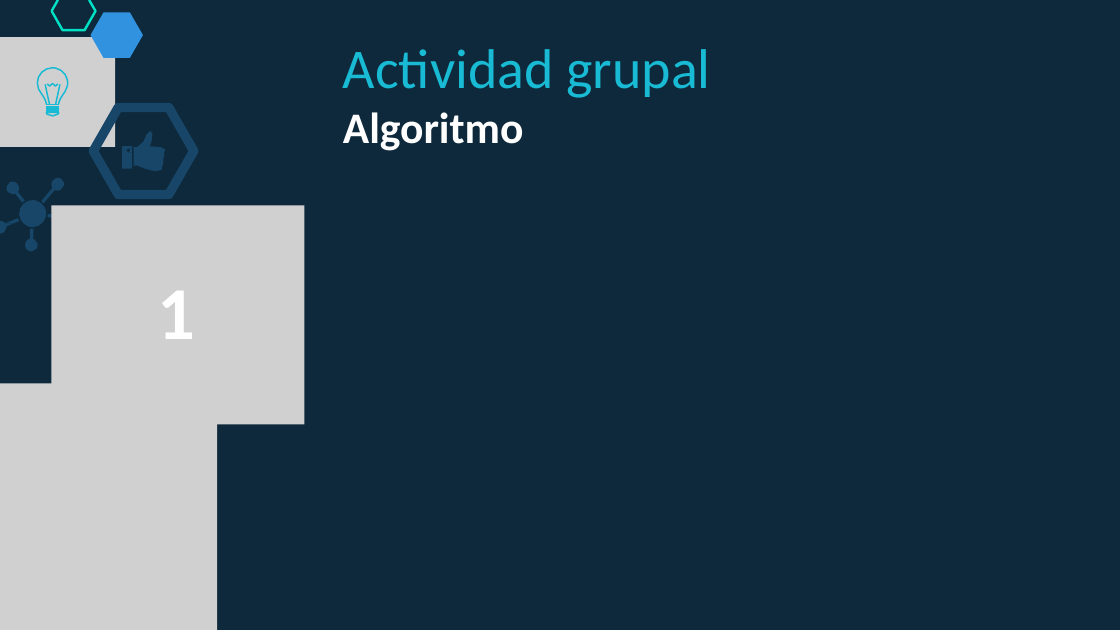
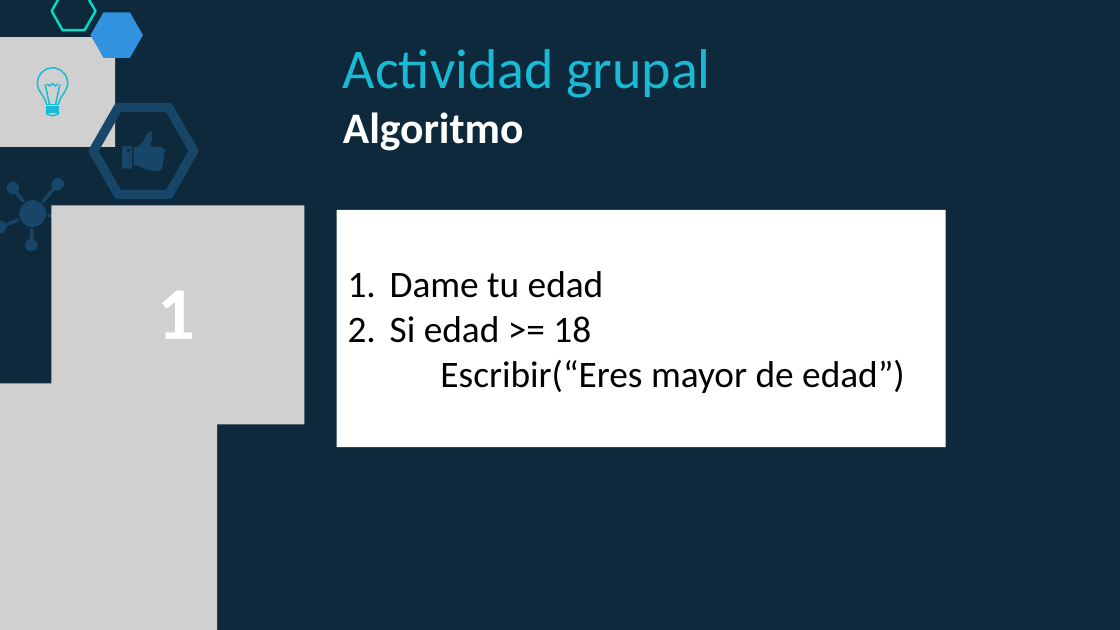
Before and after one commit to lizetheP/PensamientoC, a slide deck: slide 9 of calendario/documentos/4_Condicionales.pptx. Drawn at 1120x630 pixels with LibreOffice and Linux fonts; fonts in the diff are those of the drawing; grey boxes stand for pictures. Boxes give left, top, right and bottom in pixels: in the first picture for what was removed or moved away, otherwise in the second. Text is boxed around its words. In the diff, an @@ line names an element or a change of style, - is before the commit and + after.

```diff
--- a/calendario/documentos/4_Condicionales.pptx
+++ b/calendario/documentos/4_Condicionales.pptx
@@ rectangle added at box(336, 209, 945, 447), fill #FFFFFF, 24 pt, text #000000 @@
+1. Dame tu edad
+2. Si edad >= 18
+Escribir(“Eres mayor de edad”)
```
Also in this commit, not shown: 5 other slides changed, 8 slides removed, 10 other files.
